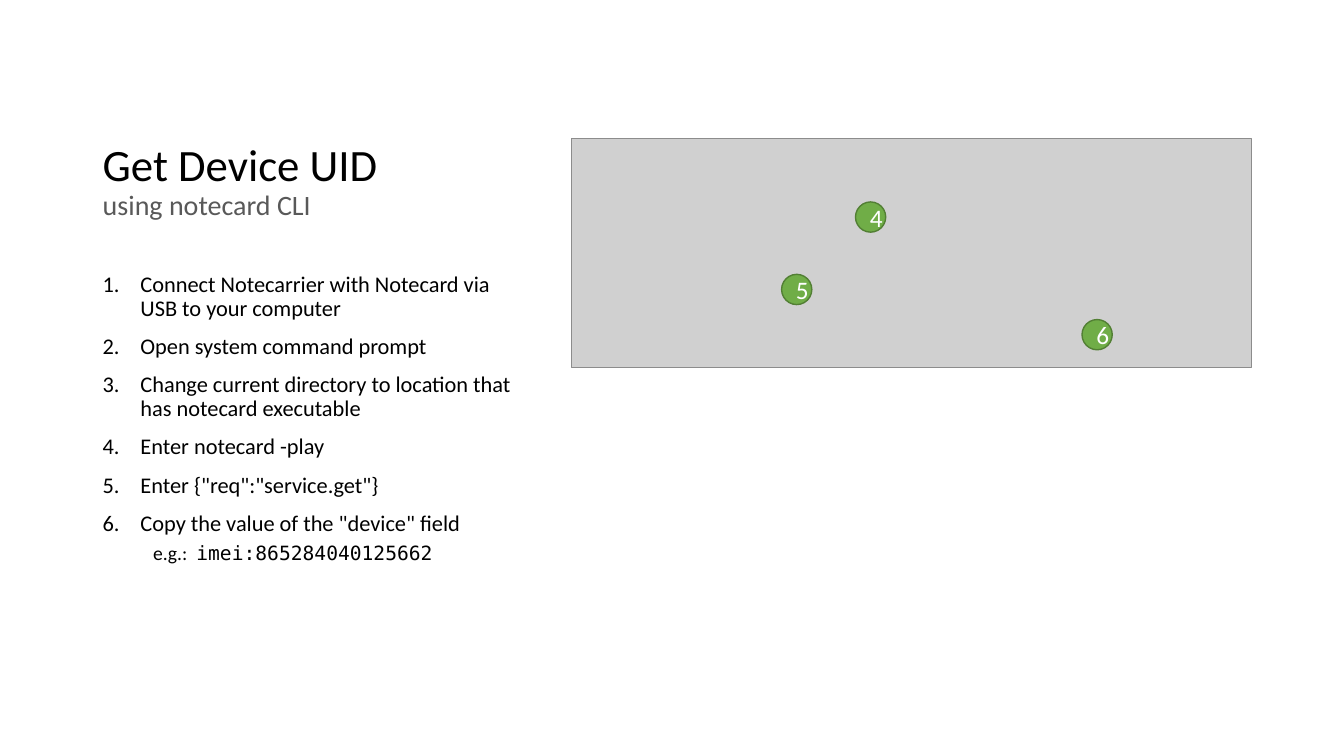
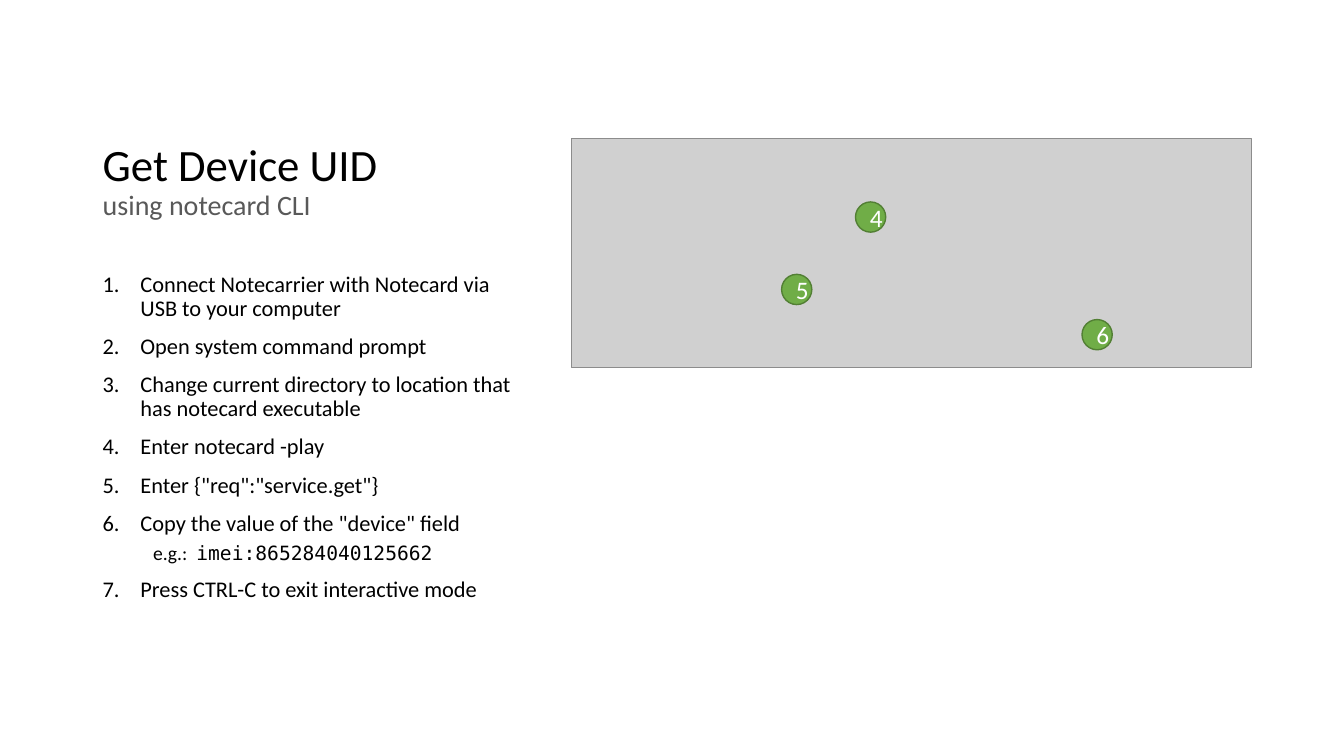
Before and after one commit to blues/note-tutorials, a slide deck: slide 36 of Host Firmware Tutorial.pptx. Drawn at 1344x756 pixels with LibreOffice and Linux fonts; fonts in the diff are those of the drawing; grey boxes stand for pictures. Boxes give left, top, right and bottom in pixels: in the first picture for what was removed or moved away, otherwise in the second. Text is boxed around its words. In the diff, an @@ line names an element or a change of style, - is before the commit and + after.

```diff
--- a/Host Firmware Tutorial.pptx
+++ b/Host Firmware Tutorial.pptx
@@ text at [140,581,476,597]: paragraph added @@
+7. Press CTRL-C to exit interactive mode
```
Also in this commit, not shown: 6 other slides changed.
